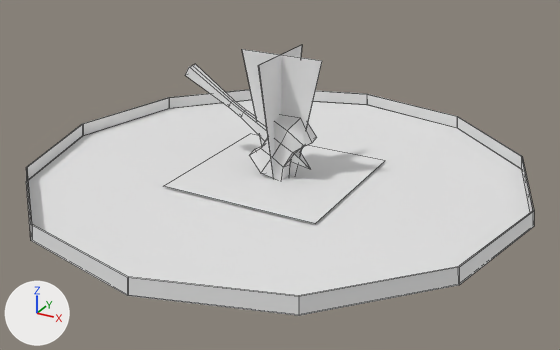
What one commit did to the Blender file Assets/Objects/Characters/o Holy Warrior/holy_warrior_red.blend.
One viewpoint serves both versions: a 50 mm camera at (13.75, -24.88, 12.49) aimed at (0.48, -0.75, 0.43). Arrows for +X, +Y and +Z are at lower left; the lights stay in place. Both versions are drawn at frame 20 of the action 'MaceAction'; the numbers are the values there. Mesh edges are drawn as thin lines.

Before the edit, the objects in view are built like this:
```python
me_cube_005 = bpy.data.meshes.new('Cube.005')
me_cube_005.from_pydata(...)  # 65 vertices, 64 faces; spans x -1.06..1.06, y -1.26..1.26, z -5.79..3.29
me_cube_005.materials.append(mat_heroes_atlas_psd)  # its picture is missing
me_plane_001 = bpy.data.meshes.new('Plane.001')
me_plane_001.from_pydata([(-2.17, -2.17, 0.08), (2.17, -2.17, 0.08), (-2.17, 2.17, 0.08), (2.17, 2.17, 0.08)], [], [(0, 1, 3, 2)])
me_plane_001.materials.append(mat_heroes_atlas_psd_001)  # its picture is missing
me_sphere_002 = bpy.data.meshes.new('Sphere.002')
me_sphere_002.from_pydata(...)  # 48 vertices, 25 faces; spans x -25.8..25.8, y -25.8..25.8, z 0.1..1.6
me_sphere_002.materials.append(mat_heroes_atlas_psd_001)  # its picture is missing
ob_impact_shine = bpy.data.objects.new('Impact Shine', me_plane_001)
ob_impact_shine.location = (0.0, 0.0, 0.0)
ob_impact_shine.rotation_euler = (0.0, 0.0, 1.571)  # degrees (0, 0, 90)
ob_impact_shine.scale = (1.5, 1.5, 1.5)
ob_mace = bpy.data.objects.new('Mace', me_cube_005)
ob_mace.location = (-0.57, 0.01, 1.75)
ob_mace.rotation_euler = (-1.039, 3.142, -1.571)  # degrees (-60, 180, -90)
ob_mace.scale = (0.702, 1.2, 0.702)
ob_ring = bpy.data.objects.new('Ring', me_sphere_002)
ob_ring.location = (0.0, 0.0, 0.0)
ob_ring.rotation_euler = (0.0, 0.0, 0.0388)  # degrees (0, 0, 2.2)
ob_ring.scale = (0.384, 0.384, 0.384)
# also in view: 'Mace Trace' at (0.11, 0.02, 2.47)
```
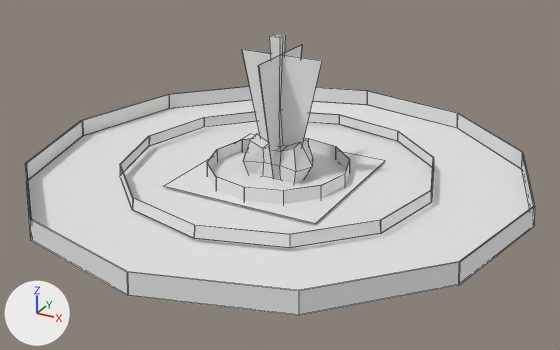
What differs and where, as boxes (x1, y1, x2, y2) in the pictures (560 x 350 px; the box of a moved part takes in the faces that stretch with it):
'Ring', reshaped
    before: (26, 89, 534, 316)
    after: (25, 86, 535, 316)
'Mace', moved, turned
    before: (185, 64, 317, 180)
    after: (244, 34, 313, 183)
part 1 of me_sphere_002, added
    after: (120, 112, 434, 248)
part 2 of me_sphere_002, added
    after: (121, 112, 433, 235)
part 3 of me_sphere_002, added
    after: (207, 138, 350, 204)
part 4 of me_sphere_002, added
    after: (207, 138, 349, 191)
part 5 of me_sphere_002, moved or reshaped
    before: (26, 89, 534, 316)
    after: (25, 86, 535, 316)

Diff of the bpy script that builds the scene:
```diff
--- a/Assets/Objects/Characters/o Holy Warrior/holy_warrior_red.blend.py
+++ b/Assets/Objects/Characters/o Holy Warrior/holy_warrior_red.blend.py
@@ me_sphere_002 @@
 # used by ob_ring; location = (0.0, 0.0, 0.0); rotation_euler = (0.0, 0.0, 0.0388), in degrees (0, 0, 2.2); scale = (0.384, 0.384, 0.384)
-me_sphere_002.from_pydata(...)  # 48 vertices, 25 faces; spans x -25.8..25.8, y -25.8..25.8, z 0.1..1.6
+me_sphere_002.from_pydata(...)  # 144 vertices, 73 faces; spans x -25.8..25.8, y -25.8..25.8, z 0.1..2.1
+# me_sphere_002 part 1: the loose piece of 24 vertices spanning x -25.7..25.7, y -25.7..25.7, z 0.1..1.6 is copied, and the copy is scaled about its middle by (0.635, 0.635, 0.829), then moved by (0.0, 0.0, 0.2); it spans x -16.3..16.3, y -16.3..16.3, z 0.5..1.7
+# me_sphere_002 part 2: the loose piece of 24 vertices spanning x -25.7..25.7, y -25.7..25.7, z 0.1..1.6 is copied, and the copy is scaled about its middle by (0.632, 0.632, 0.826), then moved by (0.0, 0.0, 0.2); it spans x -16.2..16.2, y -16.2..16.2, z 0.5..1.7
+# me_sphere_002 part 3: the loose piece of 24 vertices spanning x -25.7..25.7, y -25.7..25.7, z 0.1..1.6 is copied, and the copy is scaled about the mesh origin by (0.289, 0.289, 1.04); it spans x -7.4..7.4, y -7.4..7.4, z 0.1..1.7
+# me_sphere_002 part 4: the loose piece of 24 vertices spanning x -25.7..25.7, y -25.7..25.7, z 0.1..1.6 is copied, and the copy is scaled about the mesh origin by (0.288, 0.288, 1.04); it spans x -7.4..7.4, y -7.4..7.4, z 0.1..1.7
+# me_sphere_002 part 5
+# 24 vertices in x -25.6..25.6, y -25.6..25.6, z 1.6 move by (0.0, 0.0, 0.5)
 me_sphere_002.materials.append(mat_heroes_atlas_psd_001)
@@ ob_mace @@
 ob_mace = bpy.data.objects.new('Mace', me_cube_005)
-ob_mace.location = (-0.57, 0.01, 1.75)
-ob_mace.rotation_euler = (-1.039, 3.142, -1.571)  # degrees (-60, 180, -90)
+ob_mace.location = (-0.02, 0.01, 1.58)
+ob_mace.rotation_euler = (-0.00749, 3.142, -1.571)  # degrees (-0.4, 180, -90)
 ob_mace.scale = (0.702, 1.2, 0.702)
```
